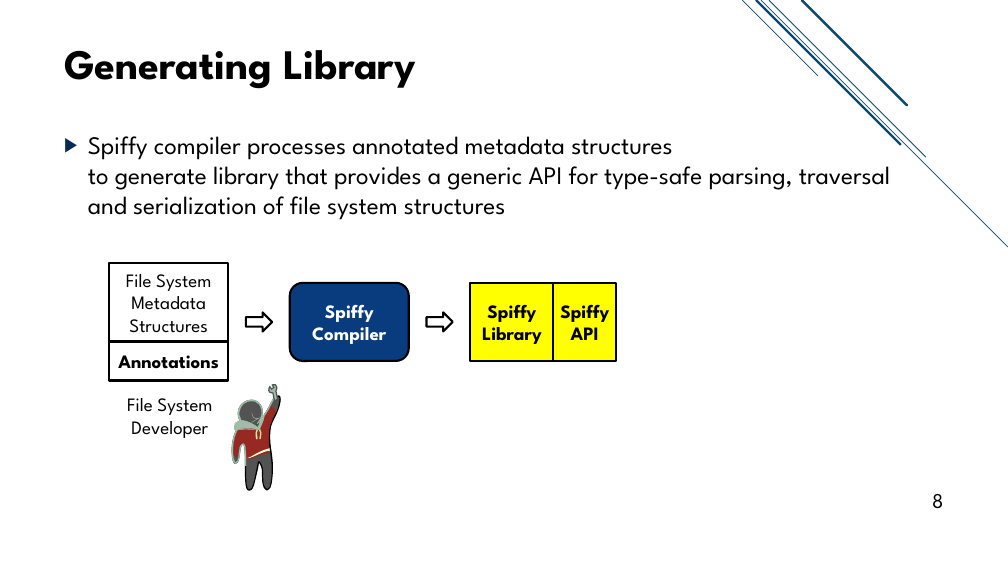
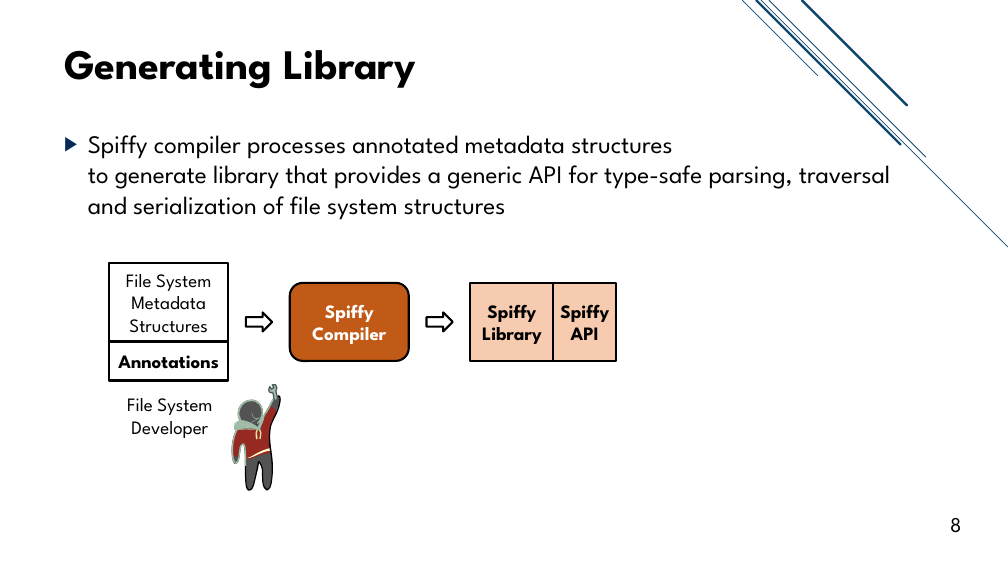
Before and after one commit to jacksun007/spiffy-paper, a slide deck: slide 8 of talk/spiffy_talk.pptx. Drawn at 1008x567 pixels with LibreOffice and Linux fonts; fonts in the diff are those of the drawing. Boxes give left, top, right and bottom in pixels: in the first picture for what was removed or moved away, otherwise in the second. Text is boxed around its words. In the diff, an @@ line names an element or a change of style, - is before the commit and + after.

Commit message:
fixed fonts, etc.

```diff
--- a/talk/spiffy_talk.pptx
+++ b/talk/spiffy_talk.pptx
@@ rounded rectangle "Spiffy Compiler" at (x1=290, y1=283, x2=408, y2=361): fill #093B7F to #C15A16 @@
@@ rectangle "Spiffy Library" at (x1=470, y1=283, x2=554, y2=361): fill #FFFF00 to #F6CBAF @@
@@ rectangle "Spiffy API" at (x1=554, y1=283, x2=616, y2=361): fill #FFFF00 to #F6CBAF @@
@@ page number moved from (x1=932, y1=494, x2=943, y2=509) to (x1=950, y1=518, x2=961, y2=533) @@
```
Also in this commit, not shown: 39 other slides changed.
